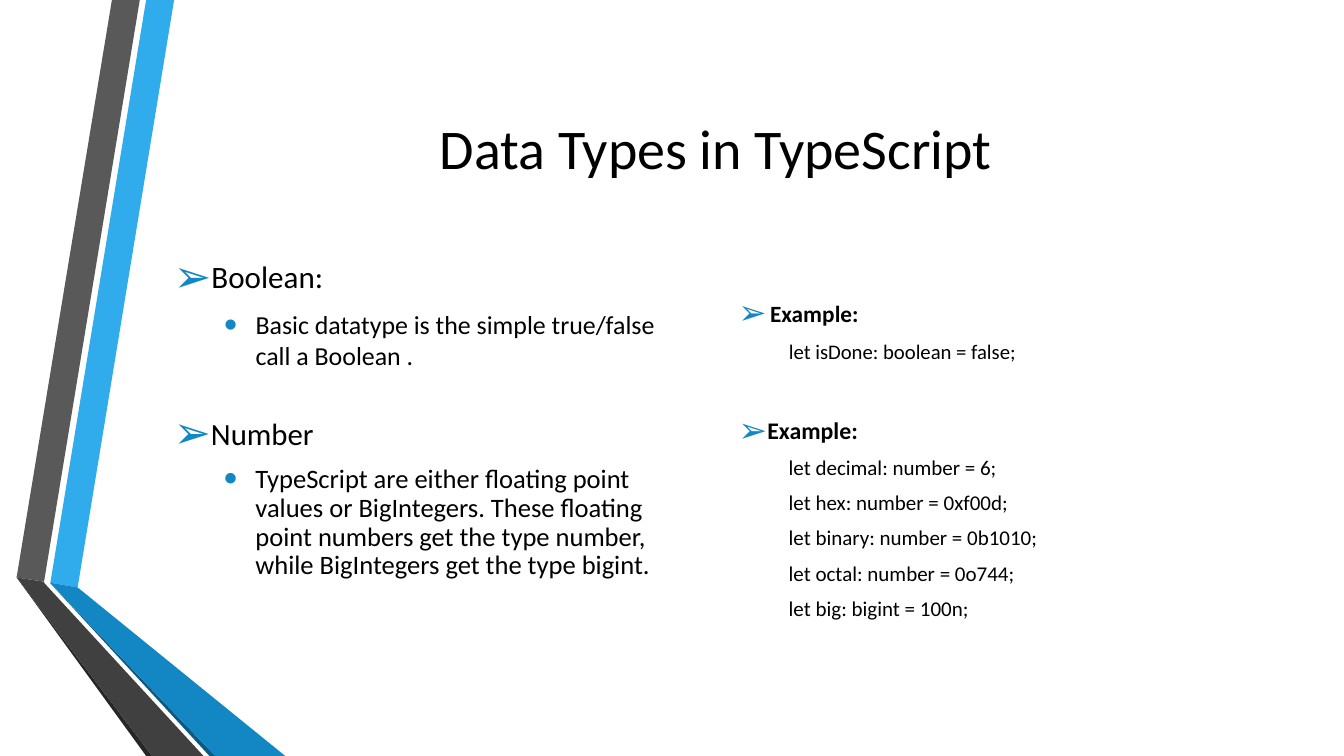
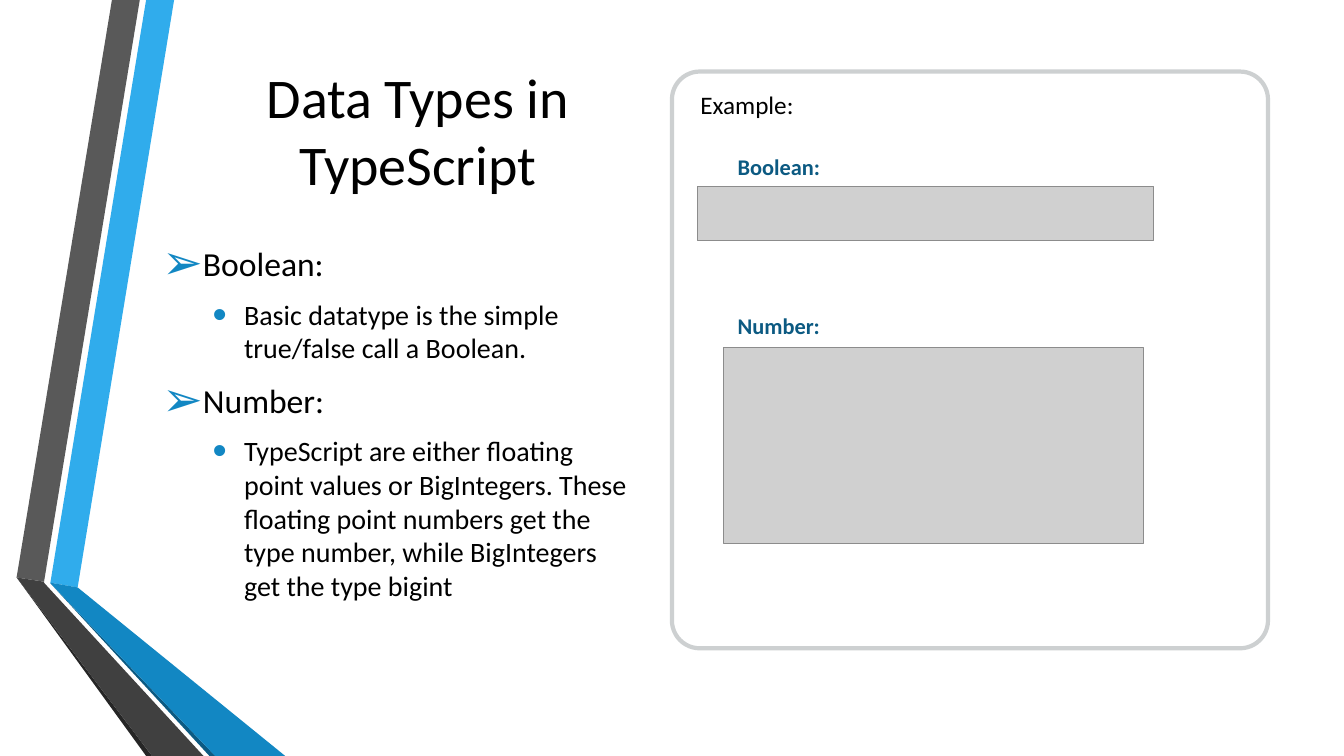
Before and after one commit to kalyank12/SoftwareParadigms, a slide deck: slide 12 of PPT/Group02-Component1.pptx. Drawn at 1344x756 pixels with LibreOffice and Linux fonts; fonts in the diff are those of the drawing; grey boxes stand for pictures; background and template pictures are left out. Boxes give left, top, right and bottom in pixels: in the first picture for what was removed or moved away, otherwise in the second. Text is boxed around its words. In the diff, an @@ line names an element or a change of style, - is before the commit and + after.

Commit message:
Add files via upload
Update with few slides contents and formatting of all slides

```diff
--- a/PPT/Group02-Component1.pptx
+++ b/PPT/Group02-Component1.pptx
@@ freeform shape removed at bbox=[50, 0, 174, 588] @@
@@ freeform shape added at bbox=[50, 0, 174, 588], fill #30ACEC @@
@@ title "Data Types in TypeScript" rewrapped from bbox=[440, 130, 992, 178] to bbox=[267, 79, 568, 194] @@
@@ rounded rectangle added at bbox=[673, 72, 1268, 648], fill #FFFFFF, outline #979D9F 3 pt @@
@@ text added at bbox=[700, 96, 793, 118], 18 pt, text #000000 @@
+Example:
@@ text added at bbox=[738, 159, 820, 334], 16 pt, text #0C5A82, bold @@
+  Boolean:
+  Number:
@@ picture added at bbox=[698, 187, 1154, 241] @@
@@ text "Boolean:" at bbox=[203, 252, 626, 601]: vertical alignment top to middle @@
@@ text at bbox=[203, 252, 626, 601]: text changed; size 19 to 20 pt @@
-➢ Number
-  • TypeScript are either floating point values or BigIntegers. These floating point numbers get the type number, while BigIntegers get the type bigint.
+➢ Boolean:
+  • Basic datatype is the simple true/false call a Boolean.
+➢ Number:
+  • TypeScript are either floating point values or BigIntegers. These floating point numbers get the type number, while BigIntegers get the type bigint
@@ text removed at bbox=[256, 316, 655, 366] @@
-➢ Boolean:
-  • Basic datatype is the simple true/false call a Boolean .
@@ text removed at bbox=[770, 305, 1015, 362] @@
-➢ Example:
-  let isDone: boolean = false;
@@ picture added at bbox=[724, 348, 1143, 544] @@
@@ text removed at bbox=[767, 422, 1037, 620] @@
-➢ Example:
-  let decimal: number = 6;
-  let hex: number = 0xf00d;
-  let binary: number = 0b1010;
-  let octal: number = 0o744;
-  let big: bigint = 100n;
@@ freeform shape removed at bbox=[50, 583, 285, 756] @@
@@ freeform shape added at bbox=[50, 583, 285, 756], fill #1287C3 @@
```
Also in this commit, not shown: 18 other slides changed.
